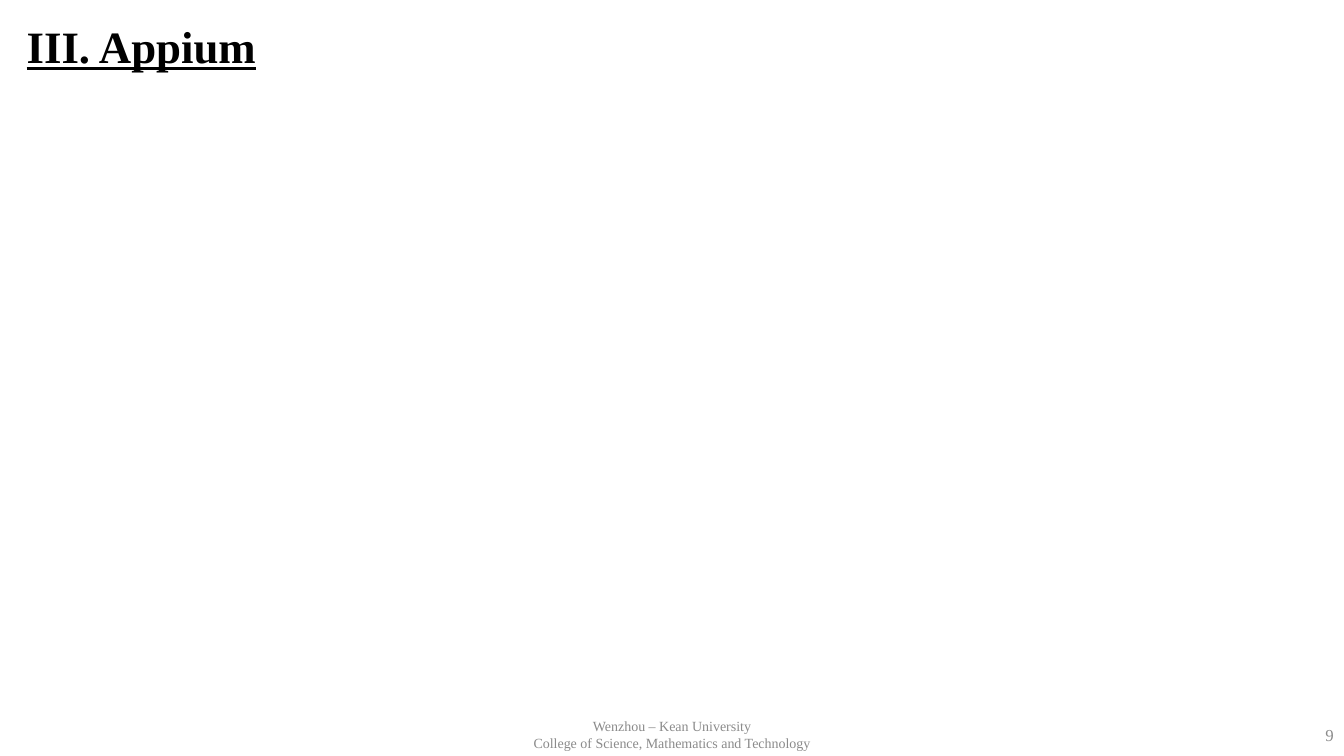
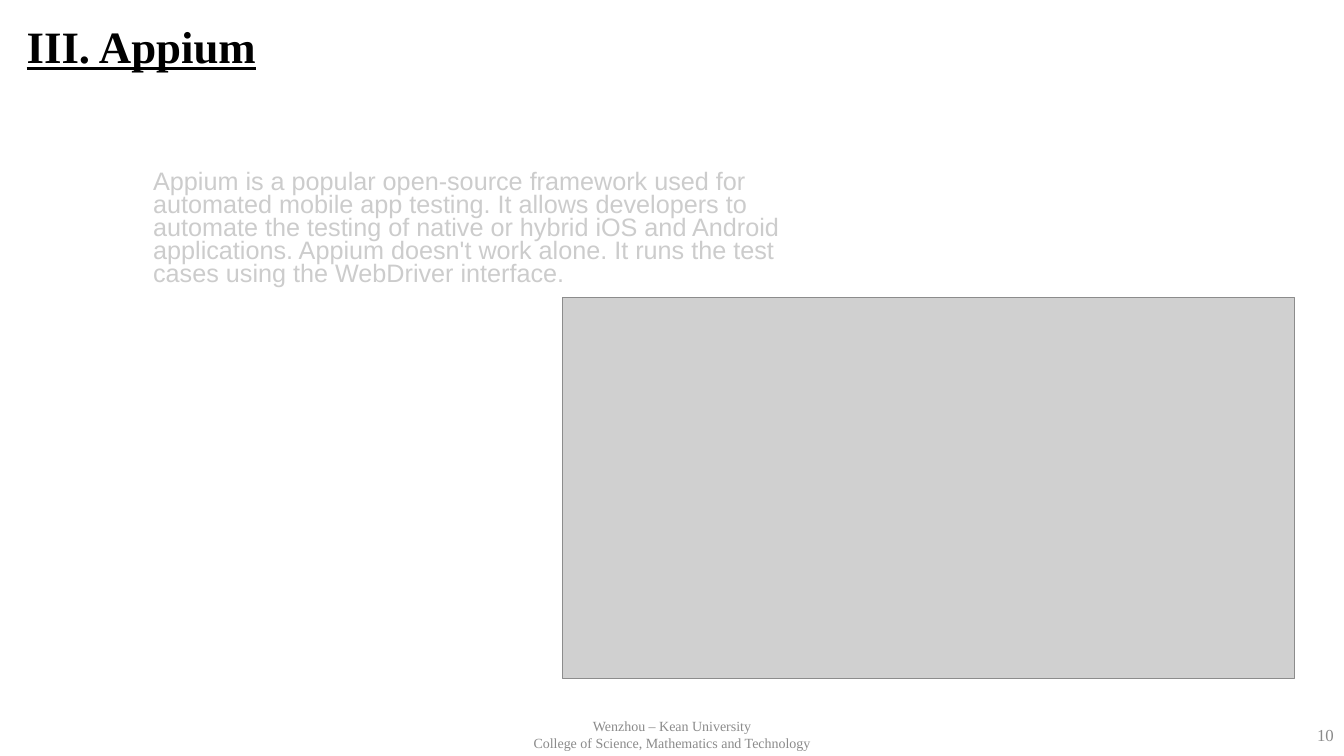
Before and after one commit to baocheng1989/sqa_paper, a slide deck: slide 10 of presentation.pptx (slide 9 before the commit). Drawn at 1344x756 pixels with LibreOffice and Linux fonts; fonts in the diff are those of the drawing; grey boxes stand for pictures; background and template pictures are left out. Boxes give left, top, right and bottom in pixels: in the first picture for what was removed or moved away, otherwise in the second. Text is boxed around its words. In the diff, an @@ line names an element or a change of style, - is before the commit and + after.

```diff
--- a/presentation.pptx
+++ b/presentation.pptx
@@ text added at bbox=[153, 172, 779, 287], 18 pt, text #CCCCCC @@
+Appium is a popular open-source framework used for automated mobile app testing. It allows developers to automate the testing of native or hybrid iOS and Android applications. Appium doesn't work alone. It runs the test cases using the WebDriver interface.
@@ picture added at bbox=[563, 297, 1296, 679] @@
@@ page number at bbox=[1317, 730, 1334, 741]: text changed @@
-9
+10
```
Also in this commit, not shown: 5 other slides changed, 8 slides added.
